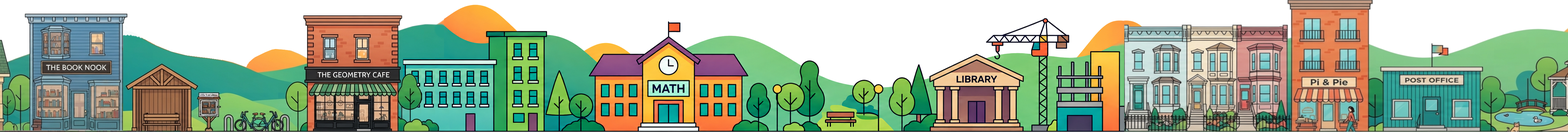
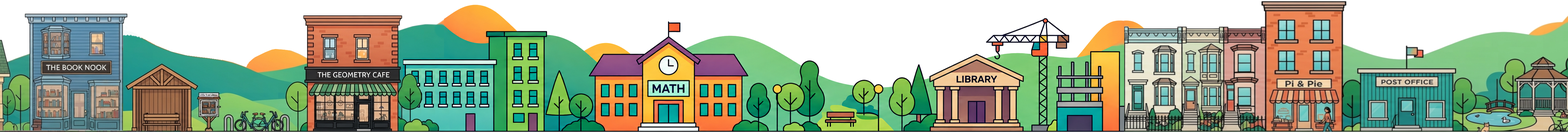
The second 1568×132 image is a revision of the first. Changes to its layers:
added layer "right #1" above "math_city_bottom.png copy #2" over [left=1124, top=0, right=1568, bottom=132]
hid "right", moved it below "left left" over [left=1124, top=0, right=1568, bottom=132]
